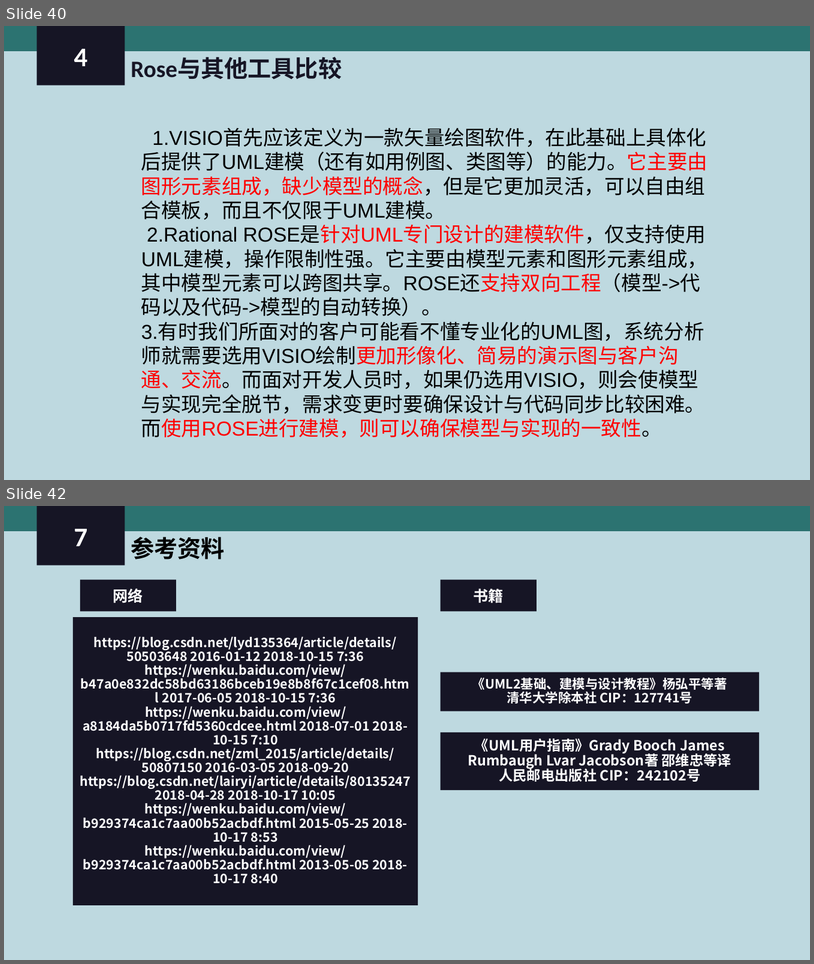
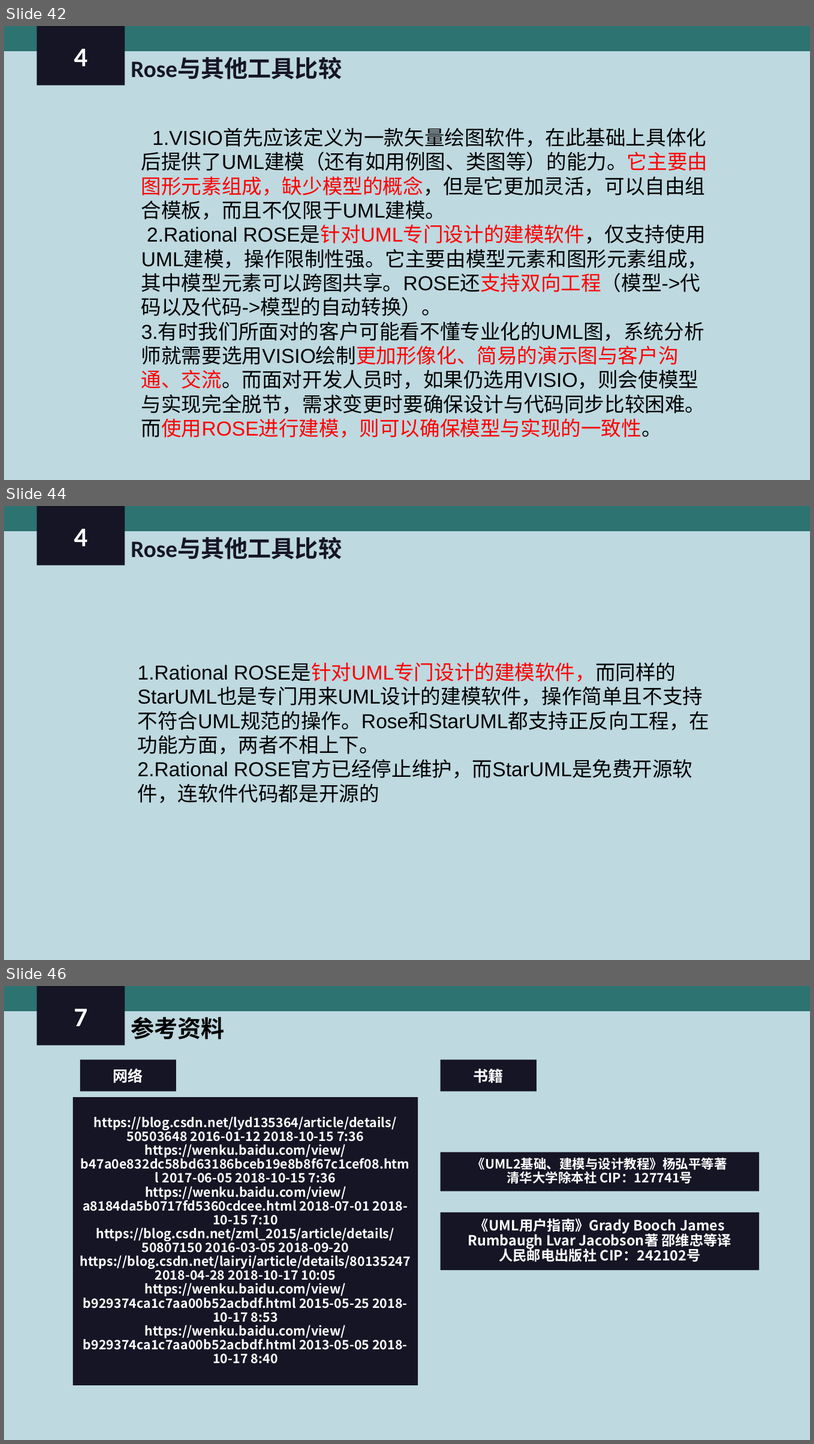
Before and after one commit to PRD-2018-G04/PRD-2018-G04, a slide deck: G04项目组/受控文档/翻转课堂PPT/PRD2018-G04- Rational Rose 简介.ppt. Shown one above the other, each under a label of ours: slides 40 and 42 before the commit, slides 42, 44 and 46 after it; the slides between them are not shown. The pictures are 814x964 and 814x1444 pixels, drawn with LibreOffice and Linux fonts; fonts in the diff are those of the drawing. Boxes give left, top, right and bottom in pixels: in the first picture for what was removed or moved away, otherwise in the second. Text is boxed around its words. In the diff, an @@ line names an element or a change of style, - is before the commit and + after.

```diff
--- a/G04项目组/受控文档/翻转课堂PPT/PRD2018-G04- Rational Rose 简介.ppt
+++ b/G04项目组/受控文档/翻转课堂PPT/PRD2018-G04- Rational Rose 简介.ppt
@@ slide 44 added at (x1=4, y1=506, x2=810, y2=960), background #BED9E0 @@
@@ rectangle added at (x1=4, y1=506, x2=810, y2=531), fill #2C7371 @@
@@ rectangle added at (x1=36, y1=506, x2=125, y2=565), fill #161525, 32 pt, text #FFFFFF, bold @@
+4
@@ text added at (x1=131, y1=537, x2=342, y2=559), 28 pt, text #161525, bold @@
+Rose与其他工具比较
@@ text added at (x1=138, y1=663, x2=710, y2=803), 24 pt, text #000000 @@
+1.Rational ROSE是针对UML专门设计的建模软件，而同样的StarUML也是专门用来UML设计的建模软件，操作简单且不支持不符合UML规范的操作。Rose和StarUML都支持正反向工程，在功能方面，两者不相上下。
+2.Rational ROSE官方已经停止维护，而StarUML是免费开源软件，连软件代码都是开源的
@@ what was slide 40 is now slide 42 @@
@@ what was slide 42 is now slide 46 @@
```
Also in this commit, not shown: 1 slide changed, 3 other slides added, 4 other files.
